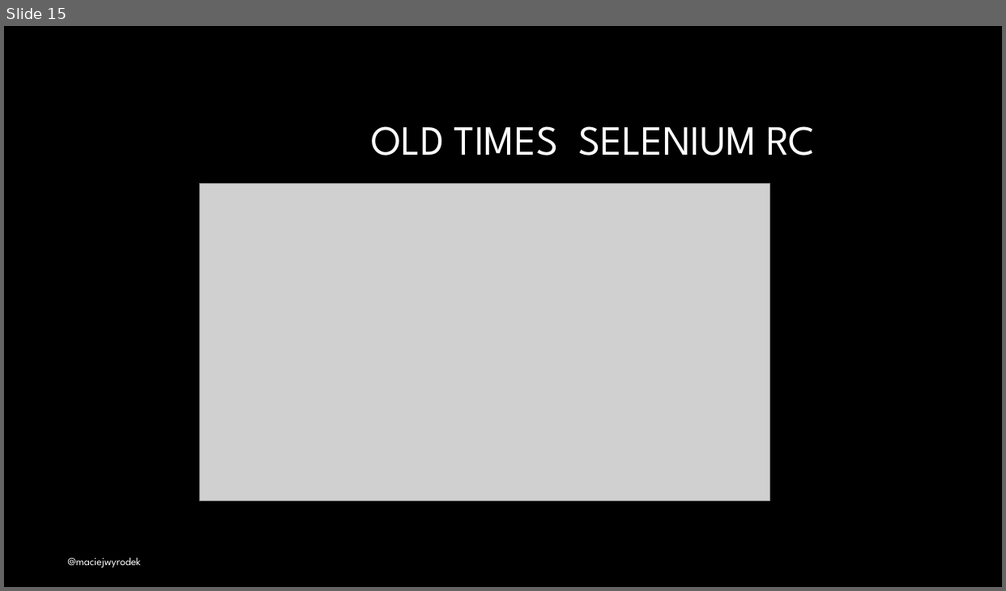
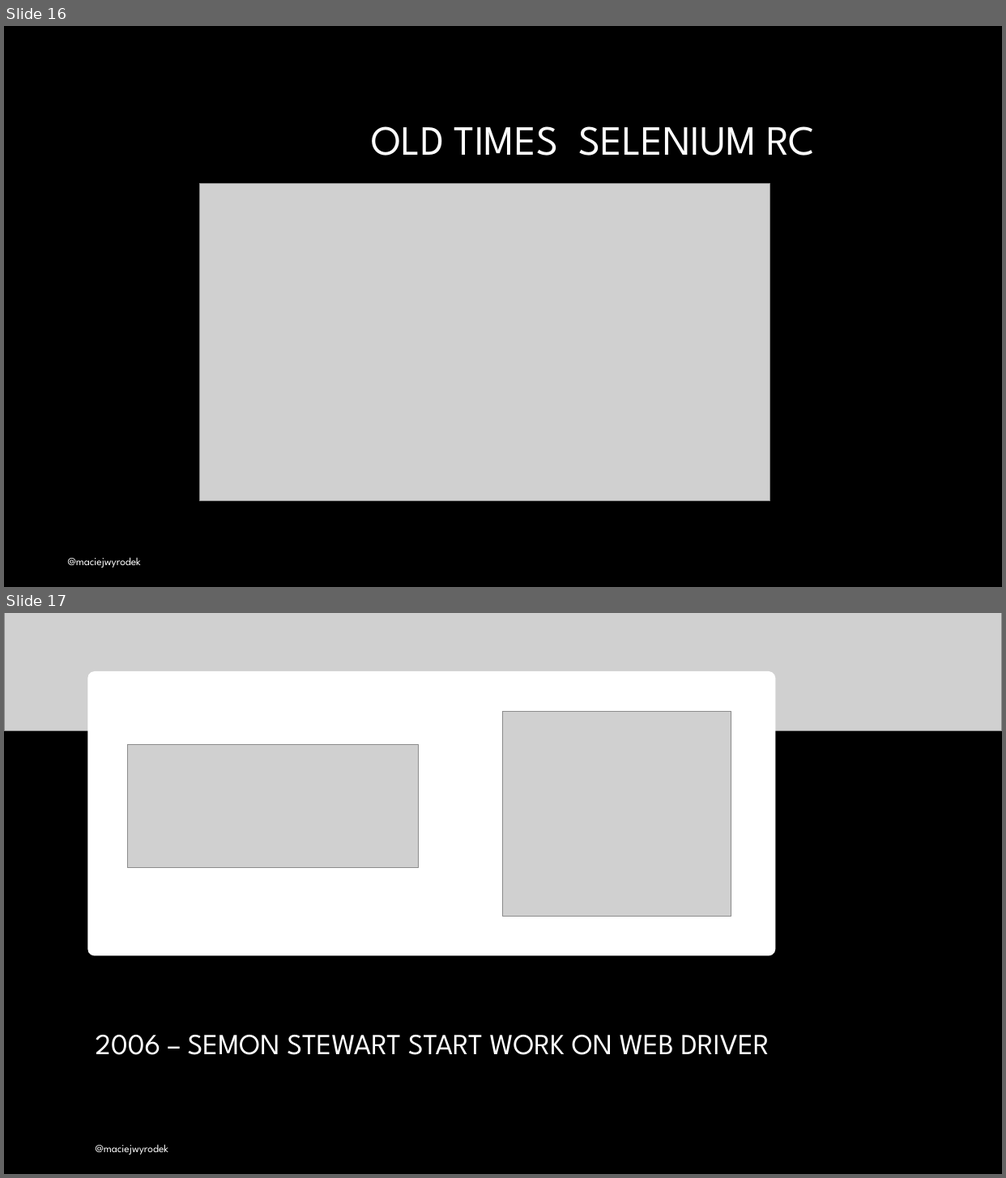
Before and after one commit to mwyrodek/SeleniumPresentation, a slide deck: docs/selenium.pptx. Shown one above the other, each under a label of ours: slide 15 before the commit, slides 16 and 17 after it. The pictures are 1006x591 and 1006x1178 pixels, drawn with LibreOffice and Linux fonts; fonts in the diff are those of the drawing; grey boxes stand for pictures; background and template pictures are left out. Boxes give left, top, right and bottom in pixels: in the first picture for what was removed or moved away, otherwise in the second. Text is boxed around its words. In the diff, an @@ line names an element or a change of style, - is before the commit and + after.

```diff
--- a/docs/selenium.pptx
+++ b/docs/selenium.pptx
@@ slide 17 added at <box>4,613,1002,1174</box>, background #000000 @@
@@ picture added at <box>4,613,1002,731</box> @@
@@ rounded rectangle added at <box>88,671,776,956</box>, fill #FFFFFF @@
@@ picture added at <box>503,711,731,916</box> @@
@@ picture added at <box>127,745,419,867</box> @@
@@ picture added at <box>4,971,1002,1174</box> @@
@@ rectangle added at <box>4,970,1002,1174</box>, fill #000000 @@
@@ title added at <box>96,1035,769,1055</box>, 28 pt, text #FFFFFF @@
+2006 – SEMON STEWART START WORK ON WEB DRIVER
@@ text added at <box>96,1144,168,1155</box>, 10.5 pt, text #FFFFFF @@
+@maciejwyrodek
@@ what was slide 15 is now slide 16 @@
```
Also in this commit, not shown: 1 slide changed, 4 other slides added.
